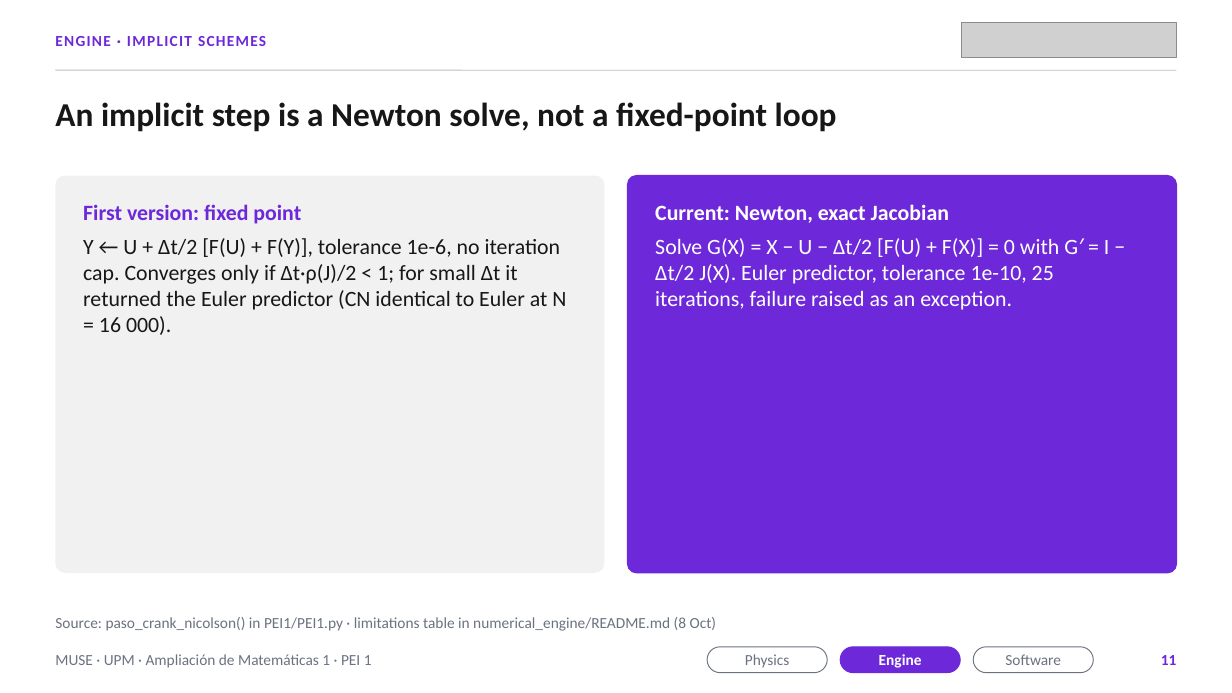
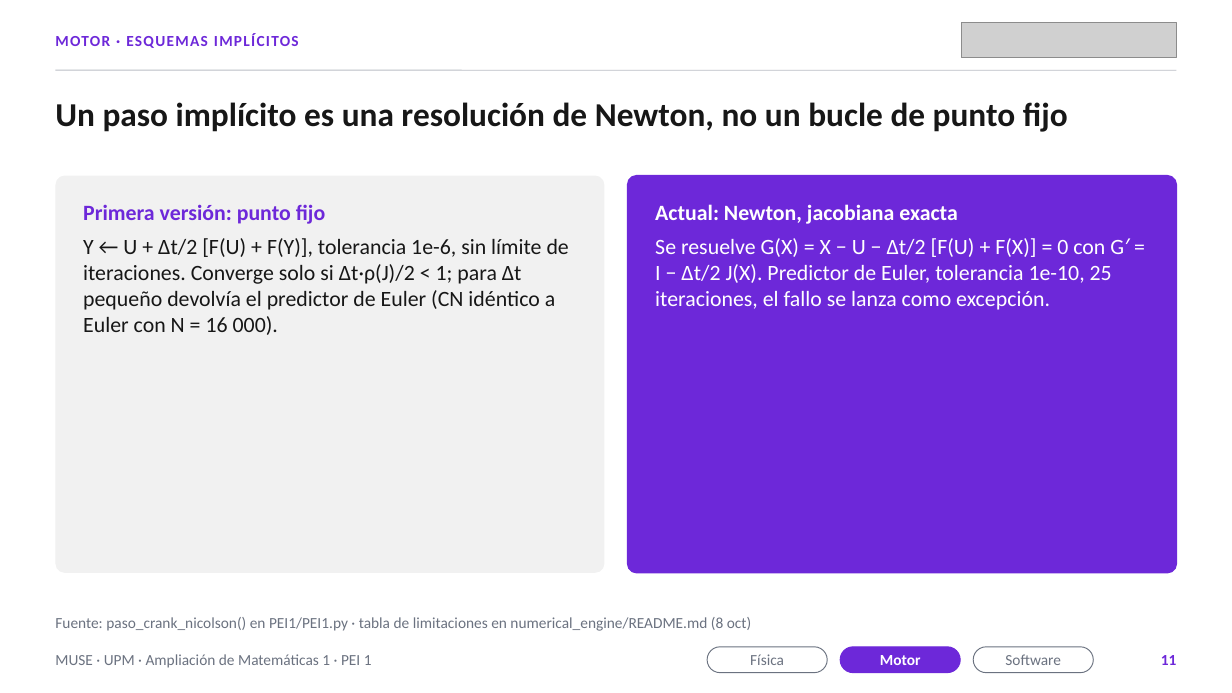
Before and after one commit to MP-19-creator/Grupo3-AmpliacionMatematicas, a slide deck: slide 11 of presentacion/PEI1_final.pptx. Drawn at 1232x693 pixels with LibreOffice and Linux fonts; fonts in the diff are those of the drawing; grey boxes stand for pictures. Boxes give left, top, right and bottom in pixels: in the first picture for what was removed or moved away, otherwise in the second. Text is boxed around its words. In the diff, an @@ line names an element or a change of style, - is before the commit and + after.

```diff
--- a/presentacion/PEI1_final.pptx
+++ b/presentacion/PEI1_final.pptx
@@ text at <box>55,33,299,48</box>: text changed @@
-ENGINE · IMPLICIT SCHEMES
+MOTOR · ESQUEMAS IMPLÍCITOS
@@ text at <box>55,102,1068,132</box>: text changed @@
-An implicit step is a Newton solve, not a fixed-point loop
+Un paso implícito es una resolución de Newton, no un bucle de punto fijo
@@ text at <box>83,204,569,335</box>: text changed @@
-First version: fixed point
-Y ← U + Δt/2 [F(U) + F(Y)], tolerance 1e-6, no iteration cap. Converges only if Δt·ρ(J)/2 < 1; for small Δt it returned the Euler predictor (CN identical to Euler at N = 16 000).
+Primera versión: punto fijo
+Y ← U + Δt/2 [F(U) + F(Y)], tolerancia 1e-6, sin límite de iteraciones. Converge solo si Δt·ρ(J)/2 < 1; para Δt pequeño devolvía el predictor de Euler (CN idéntico a Euler con N = 16 000).
@@ text at <box>655,204,1124,310</box>: text changed @@
-Current: Newton, exact Jacobian
-Solve G(X) = X − U − Δt/2 [F(U) + F(X)] = 0 with G′ = I − Δt/2 J(X). Euler predictor, tolerance 1e-10, 25 iterations, failure raised as an exception.
+Actual: Newton, jacobiana exacta
+Se resuelve G(X) = X − U − Δt/2 [F(U) + F(X)] = 0 con G′ = I − Δt/2 J(X). Predictor de Euler, tolerancia 1e-10, 25 iteraciones, el fallo se lanza como excepción.
@@ text at <box>55,617,751,631</box>: text changed @@
-Source: paso_crank_nicolson() in PEI1/PEI1.py · limitations table in numerical_engine/README.md (8 Oct)
+Fuente: paso_crank_nicolson() en PEI1/PEI1.py · tabla de limitaciones en numerical_engine/README.md (8 oct)
@@ text in rounded rectangle at <box>750,654,784,665</box>: text changed @@
-Physics
+Física
@@ text in rounded rectangle at <box>880,655,921,665</box>: text changed @@
-Engine
+Motor
```
Also in this commit, not shown: 30 other slides changed, 10 other files.
